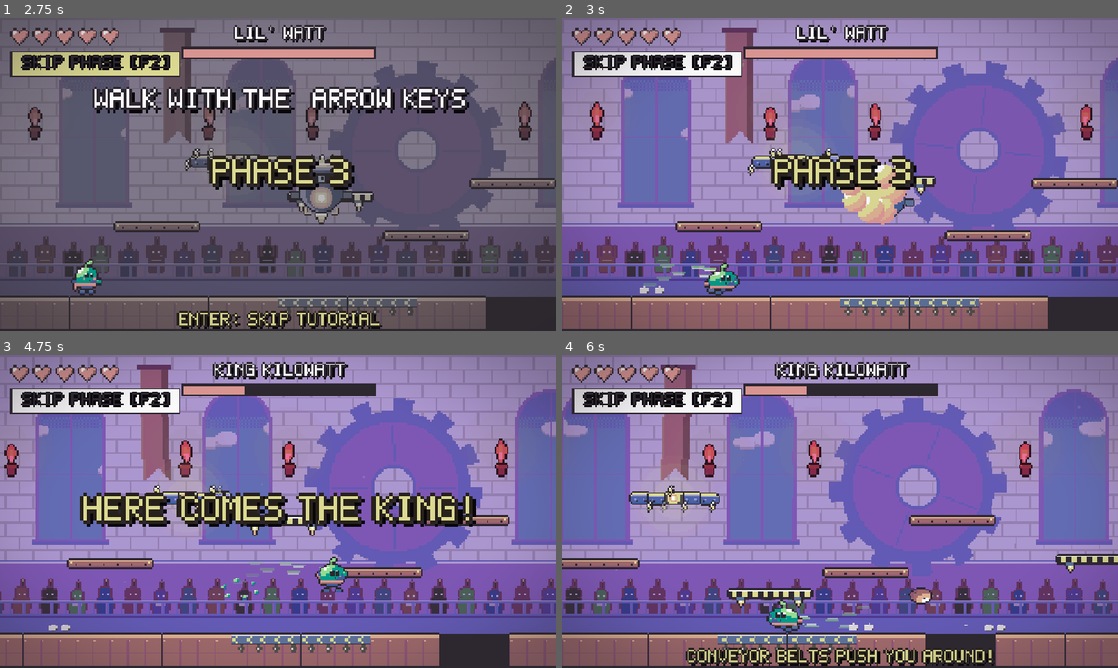
Above: before the commit, frames 1-4 (two rows, left to right).
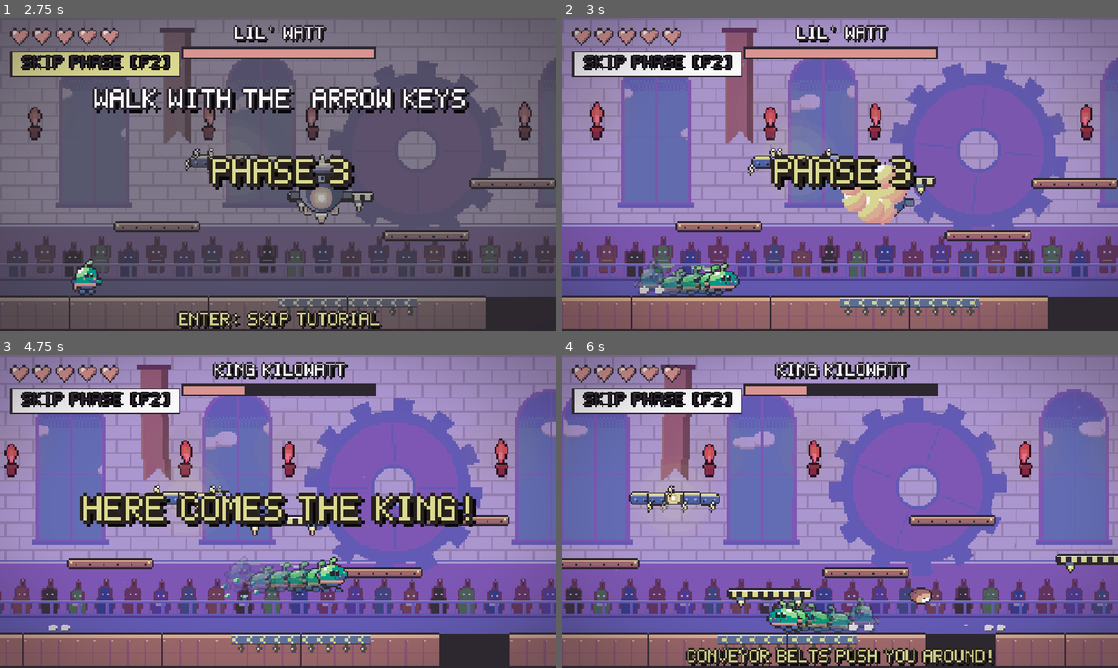
Above: after the commit, the same moments.

Repository: arnavaggarwal-dev/gamejamgamejam
Game: Godot game, scene res://scenes/title.tscn
The game is run twice, just before and just after one commit, with the same random seed, the same clock (stepped at 60 frames per second) and the same inputs.
Inputs (mouse positions are in pixels of both pictures, inside the frame that each line leads up to):
- Up to frame 1 (2.75 s): click "START" at 0.5 s; click "SKIP PHASE [F2]" at 1.25 s; click "SKIP PHASE [F2]" at 2 s
- Up to frame 2 (3 s): tap Enter (skip_tutorial) at 2.75 s; move the mouse to (962, 158) at 2.77 s; hold Right (move_right) from 2.78 s (still down); tap C (dash) at 2.85 s; click (962, 158) at 2.92 s
- Up to frame 3 (4.75 s): tap X (jump) at 3.02, 3.32, 4.35 s; tap Z (grab) at 3.05 s; release Right (move_right) at 3.5 s; drag from (166, 527) to (33, 624) at 3.52 s; move the mouse to (333, 442) at 4.27 s; hold Right (move_right) from 4.28 s (still down); tap C (dash) at 4.55 s
- Up to frame 4 (6 s): release Right (move_right) at 5 s; drag from (812, 574) to (906, 611) at 5.02 s; move the mouse to (1006, 558) at 5.77 s; hold Left (move_left) from 5.78 s (still down); tap C (dash) at 5.85 s

Frame 1 is identical in both runs. In frame 2, 0.9% of the frame differs, in the area x 13-29%, y 77-89%; in frame 3, 1.2%, in the area x 40-60%, y 64-77%; in frame 4, 1.0%.

Commit message:
feat: hero juice: dash afterimages, stride dust, skids, scaled landings
- Dashes leave fading mint afterimages (script-free AnimationPlayer scene,
  spawned by a GhostTimer node)
- Running kicks dust once per stride (Body.frame_changed, wired in the scene)
- Reversing at speed skids: a dust puff and a squash
- Landing squash grows with fall speed; big drops add dust and a camera bump
- Squash on grabbing a bomb, stretch on the throw, a sharp squash when hit

Diff:
--- /dev/null
+++ b/scenes/fx/afterimage.tscn
@@ -0,0 +1,46 @@
+[gd_scene format=3]
+
+[sub_resource type="Animation" id="Animation_fade"]
+resource_name = "fade"
+length = 0.24
+tracks/0/type = "value"
+tracks/0/imported = false
+tracks/0/enabled = true
+tracks/0/path = NodePath(".:modulate")
+tracks/0/interp = 1
+tracks/0/loop_wrap = true
+tracks/0/keys = {
+"times": PackedFloat32Array(0, 0.24),
+"transitions": PackedFloat32Array(1, 1),
+"update": 0,
+"values": [Color(0.75, 1, 0.8, 0.9), Color(0.75, 1, 0.8, 0)]
+}
+tracks/1/type = "method"
+tracks/1/imported = false
+tracks/1/enabled = true
+tracks/1/path = NodePath(".")
+tracks/1/interp = 1
+tracks/1/loop_wrap = true
+tracks/1/keys = {
+"times": PackedFloat32Array(0.24),
+"transitions": PackedFloat32Array(1),
+"values": [{
+"args": [],
+"method": &"queue_free"
+}]
+}
+
+[sub_resource type="AnimationLibrary" id="AnimationLibrary_ghost"]
+_data = {
+&"fade": SubResource("Animation_fade")
+}
+
+[node name="Afterimage" type="Sprite2D"]
+modulate = Color(0.75, 1, 0.8, 0.9)
+z_index = 1
+
+[node name="AnimationPlayer" type="AnimationPlayer" parent="."]
+libraries = {
+&"": SubResource("AnimationLibrary_ghost")
+}
+autoplay = "fade"
--- a/scenes/player/player.gd
+++ b/scenes/player/player.gd
@@ -16,6 +16,8 @@
 const DUST := preload("res://scenes/fx/dust.tscn")
 const POOF := preload("res://scenes/fx/poof.tscn")
 const SLIME := preload("res://scenes/fx/slime.tscn")
+const GHOST := preload("res://scenes/fx/afterimage.tscn")
+const HARD_LANDING := 1500.0  # px/s fall speed for the biggest landing squash
 
 @export var speed := 330.0
 @export var accel := 2600.0
@@ -54,6 +56,7 @@
 @onready var dash_cooldown: Timer = $DashCooldown
 @onready var trail: CPUParticles2D = $Trail
 @onready var juice: AnimationPlayer = $Juice
+@onready var ghost_timer: Timer = $GhostTimer
 
 
 func _ready() -> void:
@@ -70,8 +73,12 @@
 		return
 	var dir := Input.get_axis("move_left", "move_right")
 	if dir != 0.0 and not dashing:
+		var turned := (1 if dir > 0.0 else -1) != facing
 		facing = 1 if dir > 0.0 else -1
 		flip.scale.x = facing
+		if turned and is_on_floor() and absf(velocity.x) > speed * 0.5:
+			_squash(Vector2(0.85, 1.1))  # skid into the turn
+			_puff(DUST, _feet())
 
 	if is_on_floor() or (dashing and _dash_grounded):
 		_coyote = COYOTE_TIME  # a ground dash off a ledge can still jump at the end
@@ -103,10 +110,10 @@
 	if Input.is_action_just_released("jump") and velocity.y < 0.0:
 		velocity.y *= 0.5
 
+	var fall := velocity.y
 	move_and_slide()
 	if is_on_floor() and not _was_on_floor:
-		_squash(Vector2(1.15, 0.85))
-		_puff(DUST, _feet())
+		_land(clampf(fall / HARD_LANDING, 0.0, 1.0))
 	_was_on_floor = is_on_floor()
 
 	if not is_instance_valid(held_bomb) or held_bomb.exploded:
@@ -136,6 +143,7 @@
 		return
 	invuln.start()
 	anim.play(&"hurt")
+	_squash(Vector2(1.3, 0.7))
 	velocity = Vector2(-facing * 260.0, -380.0)
 
 
@@ -156,6 +164,8 @@
 	trail.angle_min = rad_to_deg(trail.rotation)  # ...and points each one along it
 	trail.angle_max = trail.angle_min
 	trail.emitting = true
+	ghost_timer.start()
+	_spawn_ghost()
 	juice.play(&"dash_v" if absf(_dash_dir.y) > absf(_dash_dir.x) else &"dash")
 	_puff(DUST if is_on_floor() else SLIME, _feet())
 
@@ -163,12 +173,14 @@
 ## Jump pressed mid-dash: the dash ends early and the jump keeps most of its sideways speed.
 func _cancel_dash() -> void:
 	dash_timer.stop()
+	ghost_timer.stop()
 	trail.emitting = false
 	velocity.x = _dash_dir.x * dash_speed * 0.7
 
 
 ## DashTimer.timeout (connected in the scene). If the dash ended inside a hazard, it still hurts.
 func _end_dash() -> void:
+	ghost_timer.stop()
 	trail.emitting = false
 	velocity = _dash_dir * speed  # a little carry, not the full burst
 	if hurtbox.monitoring and hurtbox.has_overlapping_areas():
@@ -214,6 +226,7 @@
 	if best:
 		best.pick_up()
 		held_bomb = best
+		juice.play(&"grab")
 
 
 func _throw_velocity() -> Vector2:
@@ -224,6 +237,7 @@
 func _throw() -> void:
 	held_bomb.throw(_throw_velocity())
 	held_bomb = null
+	juice.play(&"throw")
 
 
 ## Predicts the bomb's flight with the same gravity the RigidBody2D will feel.
@@ -248,6 +262,31 @@
 	prompt.visible = target != null
 	if target:
 		prompt.global_position = target.global_position + Vector2(0, -96)
+
+
+## Landing squash that grows with the fall: a hop barely squashes, a big drop flattens him,
+## kicks up extra dust and bumps the camera.
+func _land(impact: float) -> void:
+	_squash(Vector2(1.1 + 0.3 * impact, 0.9 - 0.25 * impact))
+	_puff(DUST, _feet())
+	if impact > 0.7:
+		_puff(DUST, _feet() + Vector2(-36, 0))
+		_puff(DUST, _feet() + Vector2(36, 0))
+		get_tree().call_group("camera", "shake", 5.0)
+
+
+## GhostTimer.timeout (connected in the scene): leave a fading mint copy of this frame behind.
+func _spawn_ghost() -> void:
+	var ghost: Sprite2D = GHOST.instantiate()
+	ghost.texture = body.sprite_frames.get_frame_texture(body.animation, body.frame)
+	get_parent().add_child(ghost)
+	ghost.global_transform = body.global_transform
+
+
+## Body.frame_changed (connected in the scene): a dust kick once per running stride.
+func _on_body_frame_changed() -> void:
+	if body.animation in [&"run", &"carry_run"] and body.frame == 1 and is_on_floor():
+		_puff(DUST, _feet() - Vector2(facing * 20, 0))
 
 
 func _feet() -> Vector2:
--- a/scenes/player/player.tscn
+++ b/scenes/player/player.tscn
@@ -81,11 +81,45 @@
 "values": [Vector2(1.3, 0.7), Vector2(0.7, 1.35), Vector2(1.06, 0.95), Vector2(1, 1)]
 }
 
+[sub_resource type="Animation" id="Animation_grab"]
+resource_name = "grab"
+length = 0.18
+tracks/0/type = "value"
+tracks/0/imported = false
+tracks/0/enabled = true
+tracks/0/path = NodePath("Art:scale")
+tracks/0/interp = 1
+tracks/0/loop_wrap = true
+tracks/0/keys = {
+"times": PackedFloat32Array(0, 0.18),
+"transitions": PackedFloat32Array(0.5, 1),
+"update": 0,
+"values": [Vector2(1.25, 0.8), Vector2(1, 1)]
+}
+
+[sub_resource type="Animation" id="Animation_throw"]
+resource_name = "throw"
+length = 0.22
+tracks/0/type = "value"
+tracks/0/imported = false
+tracks/0/enabled = true
+tracks/0/path = NodePath("Art:scale")
+tracks/0/interp = 1
+tracks/0/loop_wrap = true
+tracks/0/keys = {
+"times": PackedFloat32Array(0, 0.08, 0.22),
+"transitions": PackedFloat32Array(1, 0.5, 1),
+"update": 0,
+"values": [Vector2(0.8, 1.2), Vector2(1.12, 0.92), Vector2(1, 1)]
+}
+
 [sub_resource type="AnimationLibrary" id="AnimationLibrary_juice"]
 _data = {
 &"dash": SubResource("Animation_dash"),
 &"dash_v": SubResource("Animation_dash_v"),
-&"jump": SubResource("Animation_jump")
+&"grab": SubResource("Animation_grab"),
+&"jump": SubResource("Animation_jump"),
+&"throw": SubResource("Animation_throw")
 }
 
 [sub_resource type="Gradient" id="Gradient_trail"]
@@ -184,4 +218,9 @@
 &"": SubResource("AnimationLibrary_juice")
 }
 
+[node name="GhostTimer" type="Timer" parent="."]
+wait_time = 0.035
+
 [connection signal="timeout" from="DashTimer" to="." method="_end_dash"]
+[connection signal="timeout" from="GhostTimer" to="." method="_spawn_ghost"]
+[connection signal="frame_changed" from="Art/Flip/Body" to="." method="_on_body_frame_changed"]
--- a/tests/test_logic.gd
+++ b/tests/test_logic.gd
@@ -29,6 +29,7 @@
 	_test_bomb()
 	await _test_player()
 	await _test_arena()
+	await _test_hero_juice()
 	await _test_boss()
 	await _test_giant_stages()
 	await _test_boss_moves()
@@ -176,6 +177,39 @@
 func _land(player: Player) -> void:
 	while not player.is_on_floor() or not player.dash_cooldown.is_stopped():
 		await physics_frame
+
+
+func _test_hero_juice() -> void:
+	var game: Node2D = load("res://scenes/game.tscn").instantiate()
+	root.add_child(game)
+	var player: Player = game.get_node("Player")
+	player.hurtbox.monitoring = false
+	await _land(player)
+	Input.action_press("dash")
+	await physics_frame
+	await physics_frame
+	Input.action_release("dash")
+	await create_timer(0.1).timeout
+	check(_count_scenes(game, "afterimage.tscn") >= 2, "a dash leaves fading afterimages behind")
+	await _land(player)
+	var dust_before := _count_scenes(game, "dust.tscn")
+	Input.action_press("move_right")
+	await create_timer(0.7).timeout
+	Input.action_release("move_right")
+	check(_count_scenes(game, "dust.tscn") > dust_before, "running kicks up dust each stride")
+	player.global_position = Vector2(200, 120)  # clear of the platforms, ~480 px above the floor
+	player.velocity = Vector2.ZERO
+	while player.is_on_floor():  # still flagged from before the teleport
+		await physics_frame
+	while not player.is_on_floor():
+		await physics_frame
+	check(player.art.scale.y < 0.9, "landing from a drop squashes him (%.2f)" % player.art.scale.y)
+	player._land(0.0)
+	var soft := player.art.scale.y
+	player._land(1.0)
+	check(is_equal_approx(soft, 0.9) and is_equal_approx(player.art.scale.y, 0.65), "the landing squash grows with the fall (hop 0.9, big drop 0.65)")
+	game.queue_free()
+	await process_frame
 
 
 func _on_timeout() -> void:
Not shown, changed: docs/decisions/2026-10-23-little-guy-vs-big-guy.md
